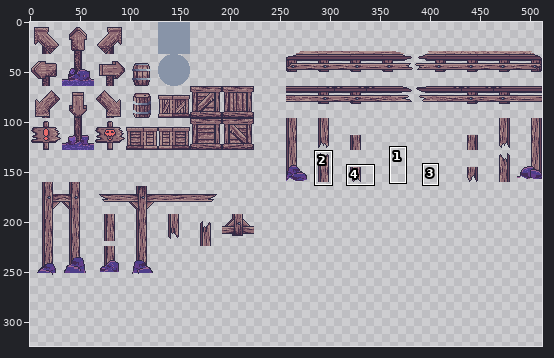
Edited in one commit: sprite sheet (Assets/Materials/Sprites/Tiles/cave1/TileMapWooden.png). The first picture is a wide view before the edit; the outline marks the close-up.
Close-up. First the earlier version:
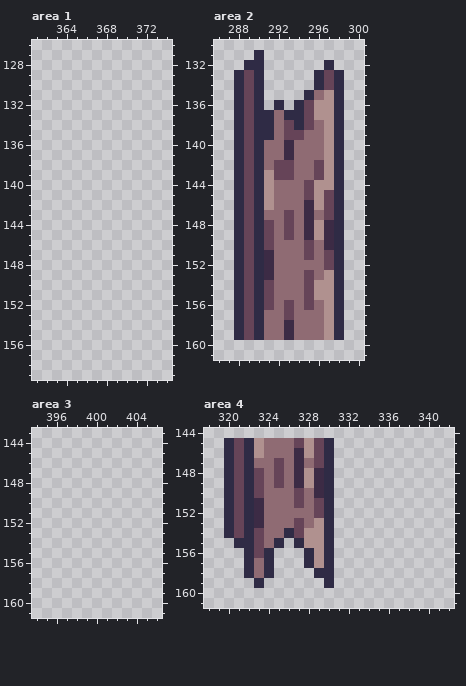
The file is 512x512 pixels. Colours within 5 levels of each other are drawn and written as one. Shown: area 1: x 361..374, y 126..159; area 2: x 286..300, y 130..161; area 3: x 394..406, y 143..161; area 4: x 318..342, y 144..161. The wide view leaves out empty margins. The commit also changed other parts of the picture, which this record leaves out.
After the commit:
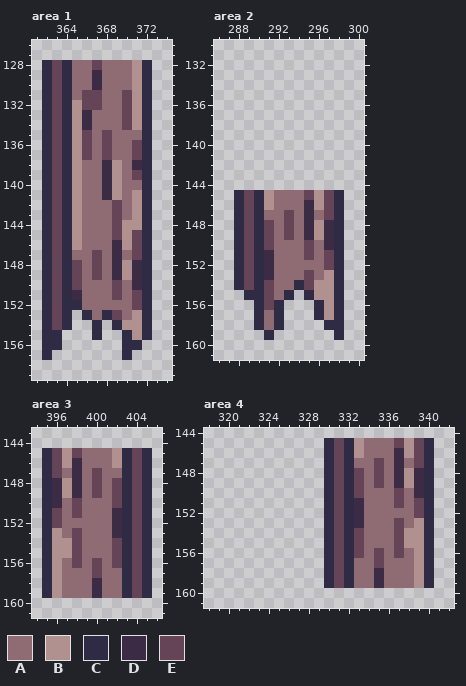
Palette (. is transparent): A #8f6b73  B #b0918f  C #2f2b45  D #3c2b45  E #664458
The edit:
--- area 1
@@ x 361..374 @@
 127 ..............
-128 ..............
-129 ..............
-130 ..............
-131 ..............
-132 ..............
-133 ..............
-134 ..............
-135 ..............
-136 ..............
-137 ..............
-138 ..............
-139 ..............
-140 ..............
-141 ..............
-142 ..............
-143 ..............
-144 ..............
-145 ..............
-146 ..............
-147 ..............
-148 ..............
-149 ..............
-150 ..............
-151 ..............
-152 ..............
-153 ..............
-154 ..............
-155 ..............
-156 ..............
-157 ..............
+128 .CECAAEAAABC..
+129 .CECAADAAABC..
+130 .CECAADAAABC..
+131 .CECAEEAAEBC..
+132 .CECBEEAAEBC..
+133 .CECBDAAAEBC..
+134 .CECBDAAAEBC..
+135 .CECBEAEAAAC..
+136 .CECBEAEAAEC..
+137 .CECBEAEAAEC..
+138 .CECBAADBADC..
+139 .CECBAADBAEC..
+140 .CECBAADBAAC..
+141 .CECBAADBABC..
+142 .CECBAAAEABC..
+143 .CECBAAAEABC..
+144 .CECBAAAEBBC..
+145 .CECBAAAEBEC..
+146 .CECBAAADBEC..
+147 .CECAAEADAEC..
+148 .CECEAEADBDC..
+149 .CECEAEADBDC..
+150 .CECEAAAEADC..
+151 .CECDAAAEAEC..
+152 .CECCAAAAAEC..
+153 .CEC.CACEABC..
+154 .CEC..C.CBBC..
+155 .CC...C..CBC..
+156 .CC......CC...
+157 .C.......C....
 158 ..............
--- area 2
@@ x 286..300 @@
 130 ...............
-131 ....C..........
-132 ...CC......C...
-133 ..CEC.....CEC..
-134 ..CEC.....CEC..
-135 ..CEC....CABC..
-136 ..CEC.C.CEBBC..
-137 ..CECCACCEBBC..
-138 ..CECCAECEABC..
-139 ..CECCAEEAABC..
-140 ..CECAADAAABC..
-141 ..CECAADAAABC..
-142 ..CECAEEAAEBC..
-143 ..CECBEEAAEBC..
-144 ..CECBAAAEBBC..
+131 ...............
+132 ...............
+133 ...............
+134 ...............
+135 ...............
+136 ...............
+137 ...............
+138 ...............
+139 ...............
+140 ...............
+141 ...............
+142 ...............
+143 ...............
+144 ...............
 145 ..CECBAAAEBEC..
@@ x 286..300 @@
 153 ..CECDAAAEABC..
-154 ..CECEAAAEBBC..
-155 ..CECEAAAEBBC..
-156 ..CECEAEAEABC..
-157 ..CECAAEAAABC..
-158 ..CECAADAAABC..
-159 ..CECAADAAABC..
+154 ..CECEAACEBBC..
+155 ...CCEAC.CBBC..
+156 ....CEC...CBC..
+157 ....CAC...CBC..
+158 ....CAC....CC..
+159 .....C......C..
 160 ...............
--- area 3
@@ x 394..406 @@
 144 .............
-145 .............
-146 .............
-147 .............
-148 .............
-149 .............
-150 .............
-151 .............
-152 .............
-153 .............
-154 .............
-155 .............
-156 .............
-157 .............
-158 .............
-159 .............
+145 .CEBEAAABCEC.
+146 .CEBDAAABCEC.
+147 .CEADAEAACEC.
+148 .CDBDAEAECEC.
+149 .CDBDAEAECEC.
+150 .CDAEAAAECEC.
+151 .CEAEAAADCEC.
+152 .CEAAAAADCEC.
+153 .CBAEAAADCEC.
+154 .CBBEAAAECEC.
+155 .CBBEAAAECEC.
+156 .CBAEAEAECEC.
+157 .CBAAAEAACEC.
+158 .CBAAADAACEC.
+159 .CBAAADAACEC.
 160 .............
--- area 4
@@ x 318..342 @@
 144 .........................
-145 ..CECBAAAEBEC............
-146 ..CECBAAADBEC............
-147 ..CECAAEADAEC............
-148 ..CECEAEADBDC............
-149 ..CECEAEADBDC............
-150 ..CECEAAAEADC............
-151 ..CECDAAAEAEC............
-152 ..CECDAAAAAEC............
-153 ..CECDAAAEABC............
-154 ..CECEAACEBBC............
-155 ...CCEAC.CBBC............
-156 ....CEC...CBC............
-157 ....CAC...CBC............
-158 ....CAC....CC............
-159 .....C......C............
+145 ............CECBAAAEBEC..
+146 ............CECBAAADBEC..
+147 ............CECAAEADAEC..
+148 ............CECEAEADBDC..
+149 ............CECEAEADBDC..
+150 ............CECEAAAEADC..
+151 ............CECDAAAEAEC..
+152 ............CECDAAAAAEC..
+153 ............CECDAAAEABC..
+154 ............CECEAAAEBBC..
+155 ............CECEAAAEBBC..
+156 ............CECEAEAEABC..
+157 ............CECAAEAAABC..
+158 ............CECAADAAABC..
+159 ............CECAADAAABC..
 160 .........................
